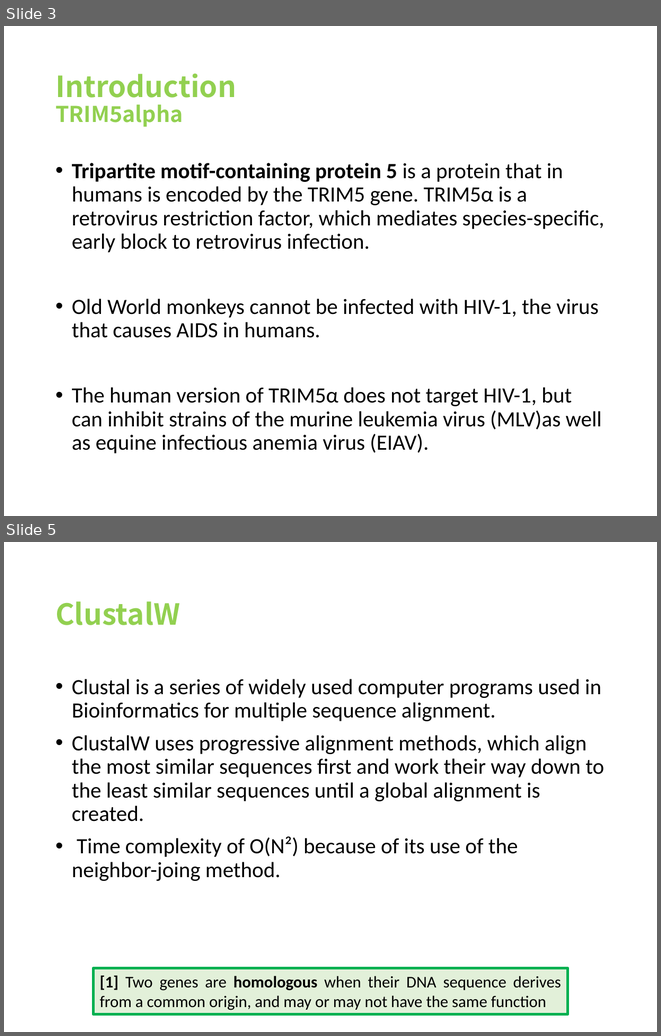
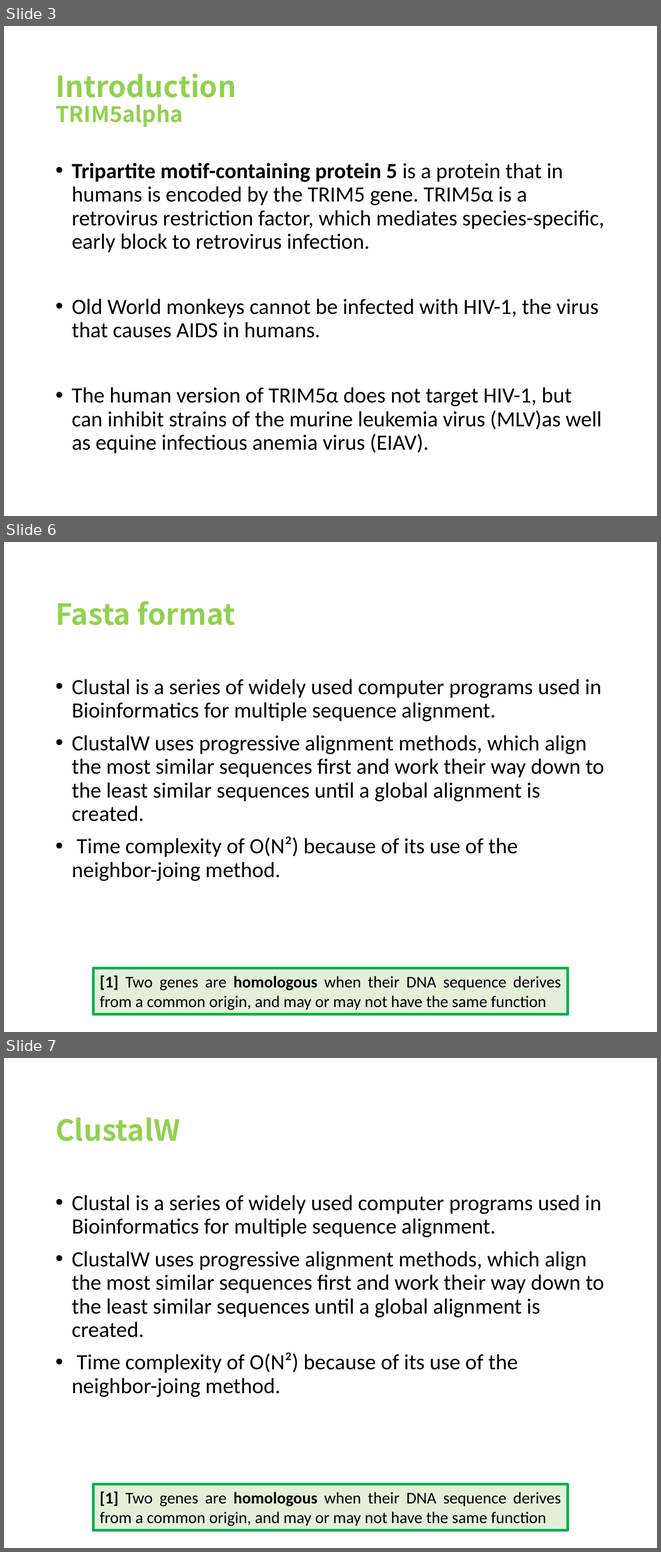
Before and after one commit to viniciusd-avila/phylogenetic-analysis, a slide deck: bioinfoDS-Partial_Project.pptx. Shown one above the other, each under a label of ours: slides 3 and 5 before the commit, slides 3, 6 and 7 after it; the slides between them are not shown. The pictures are 661x1036 and 661x1552 pixels, drawn with LibreOffice and Linux fonts; fonts in the diff are those of the drawing. Boxes give left, top, right and bottom in pixels: in the first picture for what was removed or moved away, otherwise in the second. Text is boxed around its words. In the diff, an @@ line names an element or a change of style, - is before the commit and + after.

```diff
--- a/bioinfoDS-Partial_Project.pptx
+++ b/bioinfoDS-Partial_Project.pptx
@@ slide 6 added at [4, 542, 657, 1032], background #FFFFFF @@
@@ title added at [55, 601, 236, 625], 32 pt, text #92D050, bold @@
+Fasta format
@@ text added at [72, 679, 604, 881], 24 pt, text #000000 @@
+• Clustal is a series of widely used computer programs used in Bioinformatics for multiple sequence alignment.
+• ClustalW uses progressive alignment methods, which align the most similar sequences first and work their way down to the least similar sequences until a global alignment is created.
+• Time complexity of O(N²) because of its use of the neighbor-joing method.
@@ rectangle added at [94, 968, 568, 1014], fill #E2F0D9, outline #00B050 3 pt, 18 pt, text #000000 @@
+[1] Two genes are homologous when their DNA sequence derives from a common origin, and may or may not have the same function
@@ what was slide 5 is now slide 7 @@
```
Also in this commit, not shown: 1 slide changed, 1 other slide added.
